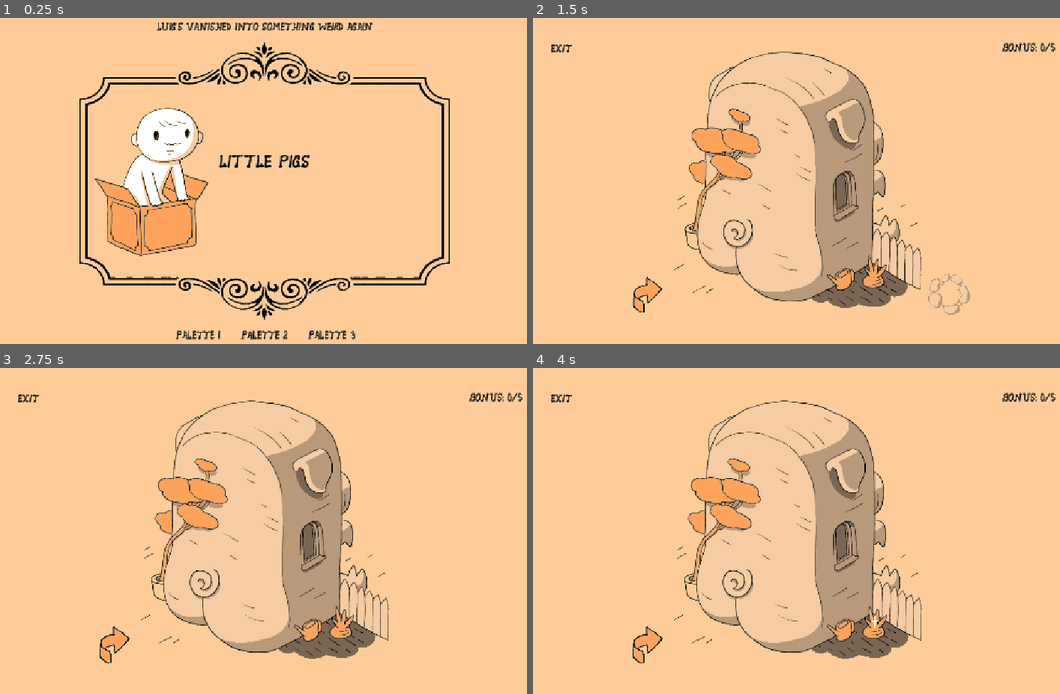
Above: before the commit, frames 1-4 (two rows, left to right).
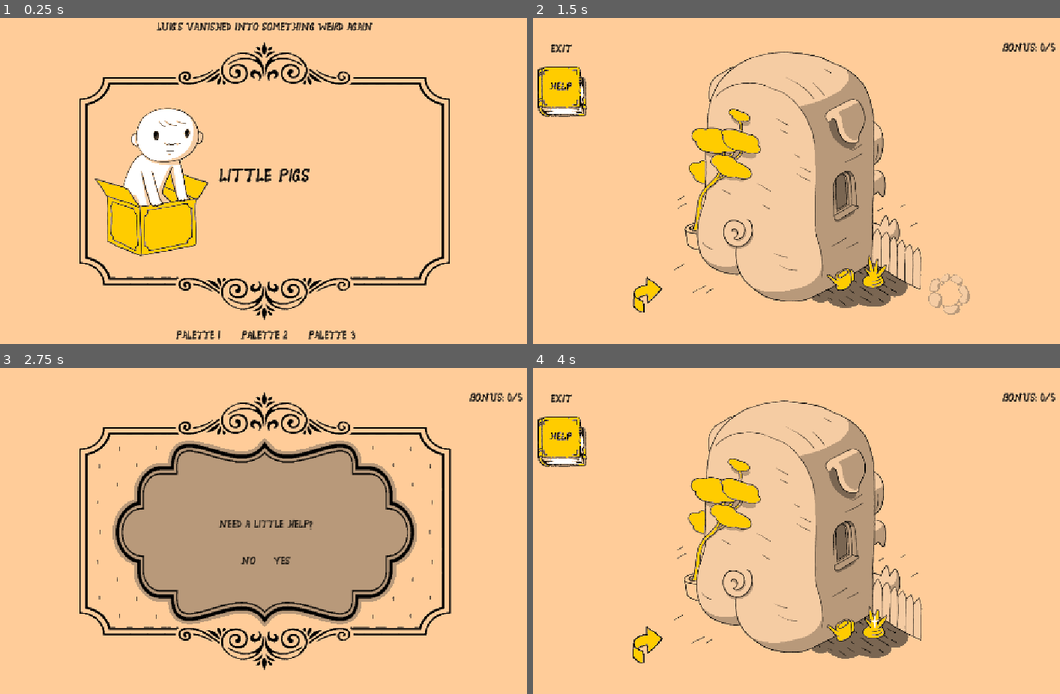
Above: after the commit, the same moments.

Repository: dialobic/hide-luig
Game: Godot game, scene res://scenes/LevelSelectScene.tscn
Same seed, same stepped clock (60 frames per second), same inputs: the game is played once before the commit and once after it.
Inputs (mouse positions are in pixels of both pictures, inside the frame that each line leads up to):
- Up to frame 1 (0.25 s): no input
- Up to frame 2 (1.5 s): click "Little Pigs" at 0.5 s; tap Enter at 1.25 s; move the mouse to (949, 295) at 1.27 s; click (949, 295) at 1.42 s
- Up to frame 3 (2.75 s): click (31, 442) at 2.02 s
- Up to frame 4 (4 s): click (812, 560) at 2.75 s, where only the run after the commit has a clickable "YES"; click (796, 560) at 3.5 s, where only the run after the commit has a clickable "OK"

The runs differ from the first frame. In frame 1, 3.2% of the frame differs, in the area x 18-59%, y 42-73%; in frame 2, 3.2%; in frame 3, 27%, in the area x 3-86%, y 7-93%; in frame 4, 3.2%.

Commit message:
engine complete, pig level complete

Diff:
--- a/levels/pigs/pigs.json
+++ b/levels/pigs/pigs.json
@@ -58,7 +58,8 @@
                     "item": "zappa",
                     "icona": "vuoto.png"
                 }
-            ]
+            ],
+            "help": "zappa"
         },
         "003": {
             "image": "pigs103.png",
@@ -141,7 +142,8 @@
                     "item": "coin1,coin2,coin3",
                     "icona": "vuoto.png"
                 }
-            ]
+            ],
+            "help": "coin2"
         },
         "002b": {
             "image": "pigs102b.png",
@@ -261,7 +263,8 @@
                     "item": "knob",
                     "icona": "vuoto.png"
                 }
-            ]
+            ],
+            "help": "knob"
         },
         "008": {
             "image": "pigs108.png",
@@ -313,7 +316,8 @@
                     "item": "hat",
                     "icona": "vuoto.png"
                 }
-            ]
+            ],
+            "help": "pigiama"
         },
         "007b": {
             "image": "pigs107b.png",
@@ -492,7 +496,8 @@
                     "item": "pigiama",
                     "icona": "vuoto.png"
                 }
-            ]
+            ],
+            "help": "pigiama"
         },
         "008c": {
             "image": "pigs108c.png",
@@ -534,7 +539,8 @@
                     "item": "hat",
                     "icona": "vuoto.png"
                 }
-            ]
+            ],
+            "help": "hat"
         },
         "008e": {
             "image": "pigs108e.png",
@@ -576,7 +582,8 @@
                     "item": "blanket",
                     "icona": "vuoto.png"
                 }
-            ]
+            ],
+            "help": "blanket"
         },
         "008f": {
             "image": "pigs108f.png",
@@ -641,7 +648,8 @@
                     "item": "lens",
                     "icona": "vuoto.png"
                 }
-            ]
+            ],
+            "help": "lens"
         },
         "008h": {
             "image": "pigs108h.png",
@@ -788,7 +796,8 @@
                     "item": "banana,cake,turnip,can",
                     "icona": "vuoto.png"
                 }
-            ]
+            ],
+            "help": "feed"
         },
         "010b": {
             "image": "pigs110b.png",
@@ -812,7 +821,8 @@
                     "item": "banana,cake,turnip,can",
                     "icona": "vuoto.png"
                 }
-            ]
+            ],
+            "help": "feed"
         },
         "009b": {
             "image": "pigs109b.png",
@@ -836,7 +846,8 @@
                     "item": "opener",
                     "icona": "vuoto.png"
                 }
-            ]
+            ],
+            "help": "opener"
         },
         "009c": {
             "image": "pigs109c.png",
@@ -978,7 +989,8 @@
                     "item": "sponge",
                     "icona": "sponge.png"
                 }
-            ]
+            ],
+            "help": "bucket2"
         },
         "012b": {
             "image": "pigs112b.png",
@@ -1020,7 +1032,8 @@
                     "item": "sponge",
                     "icona": "sponge.png"
                 }
-            ]
+            ],
+            "help": "bucket2"
         },
         "012c": {
             "image": "pigs112c.png",
@@ -1053,7 +1066,8 @@
                     "item": "sponge",
                     "icona": "sponge.png"
                 }
-            ]
+            ],
+            "help": "soap"
         },
         "012d": {
             "image": "pigs112d.png",
@@ -1086,7 +1100,8 @@
                     "item": "sponge",
                     "icona": "sponge.png"
                 }
-            ]
+            ],
+            "help": "sponge"
         },
         "012e": {
             "image": "pigs112e.png",
@@ -1110,7 +1125,8 @@
                     "item": "towel",
                     "icona": "vuoto.png"
                 }
-            ]
+            ],
+            "help": "towel"
         },
         "012f": {
             "image": "pigs112f.png",
@@ -1134,7 +1150,8 @@
                     "item": "plunger",
                     "icona": "vuoto.png"
                 }
-            ]
+            ],
+            "help": "plunger"
         },
         "012g": {
             "image": "pigs112g.png",
@@ -1181,7 +1198,8 @@
                     "item": "banana,cake,turnip,can",
                     "icona": "vuoto.png"
                 }
-            ]
+            ],
+            "help": "feed"
         },
         "010d": {
             "image": "pigs110d.png",
@@ -1205,7 +1223,8 @@
                     "item": "banana,cake,turnip,can",
                     "icona": "vuoto.png"
                 }
-            ]
+            ],
+            "help": "feed"
         },
         "010e": {
             "image": "pigs110e.png",
@@ -1316,7 +1335,8 @@
                     "item": "coin1,coin2,coin3",
                     "icona": "vuoto.png"
                 }
-            ]
+            ],
+            "help": "coin2"
         },
         "004d": {
             "image": "pigs104d.png",
@@ -1358,7 +1378,8 @@
                     "item": "coin1,coin2,coin3",
                     "icona": "vuoto.png"
                 }
-            ]
+            ],
+            "help": "coin2"
         },
         "004e": {
             "image": "pigs104e.png",
@@ -1427,7 +1448,8 @@
                     "target": "win",
                     "icona": "vuoto.png"
                 }
-            ]
+            ],
+            "suono": "success"
         }
     },
     "bg-color": "#79c9c5"
--- a/scenes/BonusCount.gd
+++ b/scenes/BonusCount.gd
@@ -1,20 +1,12 @@
 extends AnimatedSprite2D
 
 @export var level_name: String = ""
-@export var next_level_button: Button = null  # Pulsante del livello successivo da sbloccare
-@export var unlock_condition: int = 1  # Numero minimo di bonus per sbloccare (default: 1)
+@export var next_level_button: Button = null
+@export var unlock_condition: int = 1
 
 func _ready() -> void:
 	add_to_group("bonus_counters")
-
-	# Aspetta che l'albero sia pronto
-	await get_tree().create_timer(0.05).timeout
 	update_display()
-
-	# Se next_level_button è impostato, inizializzalo come disabilitato
-	if next_level_button:
-		next_level_button.disabled = true
-		next_level_button.modulate = Color(0.5, 0.5, 0.5, 0.8)  # Scurito per indicare disabilitato
 
 func update_display() -> void:
 	if level_name == "":
@@ -25,22 +17,17 @@
 
 	play(str(bonus_collected))
 
-	# Sblocca il livello successivo se sono stati raccolti abbastanza bonus
 	if next_level_button and bonus_collected >= unlock_condition:
 		unlock_next_level()
 
 func unlock_next_level() -> void:
-	# Abilita il pulsante del livello successivo
 	next_level_button.disabled = false
-	next_level_button.modulate = Color(1, 1, 1, 1)  # Torna al colore normale
+	next_level_button.modulate = Color.WHITE
 
-	# Animazione per evidenziare lo sblocco
 	var tween = create_tween()
 	tween.set_parallel(true)
 	tween.tween_property(next_level_button, "scale", Vector2(1.05, 1.05), 0.3)
 	tween.tween_property(next_level_button, "modulate", Color(1, 1, 0.8, 1), 0.3)
 
 	tween.chain().tween_property(next_level_button, "scale", Vector2.ONE, 0.3)
-	tween.parallel().tween_property(next_level_button, "modulate", Color(1, 1, 1, 1), 0.3)
-
-	print("Level unlocked: ", next_level_button.name)
+	tween.parallel().tween_property(next_level_button, "modulate", Color.WHITE, 0.3)
--- a/scenes/GameScene.gd
+++ b/scenes/GameScene.gd
@@ -19,6 +19,7 @@
 @onready var take_player = $SoundPool/TakePlayer
 @onready var woosh_player = $SoundPool/WooshPlayer
 @onready var wrong_player = $SoundPool/WrongPlayer
+@onready var success_player = $SoundPool/SuccessPlayer
 
 var current_room: Node = null
 var inventory_item_node: InventoryItem = null
@@ -27,7 +28,7 @@
 var sparkle_timer: Timer = null
 var sparkle_target_index: int = 0
 var current_help_image: String = ""
-var overlay_mode: String = ""  # "help" o "exit"
+var overlay_mode: String = ""
 
 
 func _ready() -> void:
@@ -56,30 +57,25 @@
 
 
 func _on_exit_button_pressed() -> void:
-	# Imposta la modalità exit
 	overlay_mode = "exit"
 	exit_button.visible = false
 	help_button.visible = false
 
 	_play_click_woosh_sounds()
 
-	# Mostra l'overlay con il messaggio di conferma
 	help_overlay.visible = true
 	message_label.text = "abandon the seek?"
 	message_label.visible = true
 
-	# Mostra i bottoni YES/NO (nascondi OK e l'immagine di help)
 	yes_button.visible = true
 	no_button.visible = true
 	help_image.visible = false
 	ok_button.visible = false
 
-	# Disabilita le interazioni con il gioco
 	set_process_input(false)
 
 
 func _on_help_button_pressed() -> void:
-	# Imposta la modalità help
 	overlay_mode = "help"
 	help_overlay.visible = true
 	help_button.visible = false
@@ -93,8 +89,6 @@
 	ok_button.visible = false
 
 	_play_click_woosh_sounds()
-
-	# Disabilita le interazioni con il gioco
 	set_process_input(false)
 
 
@@ -103,7 +97,6 @@
 
 	match overlay_mode:
 		"help":
-			# Comportamento originale per l'help
 			message_label.visible = false
 			yes_button.visible = false
 			no_button.visible = false
@@ -117,42 +110,29 @@
 			ok_button.visible = true
 
 		"exit":
-			# Torna alla scena di selezione dei livelli
 			get_tree().change_scene_to_file("res://scenes/LevelSelectScene.tscn")
 
 
 func _on_no_pressed() -> void:
 	_play_click_woosh_sounds()
-
-	# Chiude l'overlay
 	help_overlay.visible = false
 	exit_button.visible = true
 
-	# Gestisci la visibilità del bottone Help in base alla modalità
 	if overlay_mode == "help" and current_help_image != "":
 		help_button.visible = true
 
-	# Reset della modalità
 	overlay_mode = ""
-
-	# Riabilita le interazioni
 	set_process_input(true)
 
 
 func _on_ok_pressed() -> void:
 	_play_click_woosh_sounds()
-
-	# Chiude l'overlay
 	help_overlay.visible = false
 
-	# Riprendi la visibilità del bottone Help (se c'è un help in questa stanza)
 	if current_help_image != "":
 		help_button.visible = true
 
-	# Reset della modalità
 	overlay_mode = ""
-
-	# Riabilita le interazioni
 	set_process_input(true)
 	exit_button.visible = true
 
@@ -255,18 +235,15 @@
 		var filtered_oggetti = []
 
 		for oggetto in oggetti:
-			# Filtra i bonus già raccolti
 			if oggetto.get("tipo") == "bonus":
 				var bonus_id = oggetto.get("item")
 				if bonus_id and GameState.collected_bonuses.has(bonus_id):
 					continue
 
-			# Filtra gli oggetti "prendi" già raccolti o usati
 			if oggetto.get("tipo") == "prendi":
 				var item_id = oggetto.get("item")
 				if item_id:
 					var item_key = item_id.replace(".png", "")
-					# Controlla se l'oggetto è nell'inventario o se è stato usato
 					if GameState.inventory_item == item_key or GameState.used_items.has(item_key):
 						continue
 
@@ -276,16 +253,17 @@
 
 	current_room.initialize(room_data, actual_key)
 
-	# Gestione help button
 	if room_data.has("help"):
 		current_help_image = room_data["help"]
-		help_button.call_deferred("set", "visible", true)
+		help_button.visible = true
 	else:
 		current_help_image = ""
-		help_button.call_deferred("set", "visible", false)
+		help_button.visible = false
 
 	sparkle_target_index = 0
 
+	if room_data.has("suono"):
+			_play_named_sound(room_data["suono"])
 
 func handle_win_room() -> void:
 	var bonus_collected = GameState.collected_bonuses.size()
@@ -305,12 +283,11 @@
 			pick_up_item(obj.item_name, obj.global_position, obj)
 
 		"metti":
-			# Modifica: controlla se l'oggetto nell'inventario è in una lista di opzioni
 			var accepted_items = obj.item_name.split(",")
 			var item_found = false
 
 			for item in accepted_items:
-				if GameState.inventory_item == item.strip_edges():  # strip_edges rimuove spazi
+				if GameState.inventory_item == item.strip_edges():
 					item_found = true
 					break
 
@@ -323,6 +300,7 @@
 		"bonus":
 			collect_bonus(obj.item_name, obj)
 
+
 func pick_up_item(item_key: String, start_pos: Vector2, obj: Node) -> void:
 	if GameState.inventory_item != "":
 		clear_inventory()
@@ -331,7 +309,6 @@
 	GameState.inventory_changed.emit(item_key)
 
 	obj.queue_free()
-
 	create_inventory_item(item_key, start_pos)
 
 	take_player.pitch_scale = randf_range(0.95, 1.05)
@@ -355,9 +332,7 @@
 	if current_room:
 		GameState.replaced_rooms[current_room.room_key] = target_room
 
-	# Aggiungi l'oggetto alla lista degli oggetti usati
 	GameState.mark_item_as_used(item_key)
-
 	clear_inventory()
 
 	done_player.pitch_scale = randf_range(0.95, 1.05)
@@ -457,3 +432,12 @@
 	click_player.play()
 	woosh_player.pitch_scale = randf_range(0.95, 1.05)
 	woosh_player.play()
+
+func _play_named_sound(sound_name: String) -> void:
+	match sound_name:
+		"success":
+			success_player.pitch_scale = randf_range(0.95, 1.05)
+			success_player.play()
+		"bonus":
+			bonus_player.pitch_scale = randf_range(0.95, 1.05)
+			bonus_player.play()
--- a/scenes/GameScene.tscn
+++ b/scenes/GameScene.tscn
@@ -17,6 +17,7 @@
 [ext_resource type="Script" uid="uid://b1bq2tnfavoke" path="res://scenes/ColorRect.gd" id="8_kxqg4"]
 [ext_resource type="AudioStream" uid="uid://wl71doylbag1" path="res://assets/sounds/wrong.ogg" id="8_pynjx"]
 [ext_resource type="AudioStream" uid="uid://byob35lkur6lt" path="res://assets/sounds/music.ogg" id="17_21xg8"]
+[ext_resource type="AudioStream" uid="uid://5grpuvl8gfip" path="res://assets/sounds/success.ogg" id="17_icif4"]
 
 [sub_resource type="ShaderMaterial" id="ShaderMaterial_kxqg4"]
 shader = ExtResource("7_qitmq")
@@ -72,9 +73,9 @@
 
 [node name="MessageLabel" type="Label" parent="UI/HelpOverlay" unique_id=1498495073]
 offset_left = -478.0
-offset_top = -29.0
+offset_top = -22.0
 offset_right = 482.0
-offset_bottom = -10.0
+offset_bottom = -3.0
 text = "Need a little HELP?"
 label_settings = ExtResource("2_w22tq")
 horizontal_alignment = 1
@@ -82,9 +83,9 @@
 [node name="HelpContent" type="HBoxContainer" parent="UI/HelpOverlay" unique_id=740019796]
 z_index = 3
 offset_left = -478.0
-offset_top = -45.0
+offset_top = -30.0
 offset_right = 482.0
-offset_bottom = 131.0
+offset_bottom = 146.0
 size_flags_horizontal = 3
 theme_override_constants/separation = 26
 alignment = 1
@@ -143,6 +144,9 @@
 [node name="WrongPlayer" type="AudioStreamPlayer" parent="SoundPool" unique_id=1543700276]
 stream = ExtResource("8_pynjx")
 
+[node name="SuccessPlayer" type="AudioStreamPlayer" parent="SoundPool" unique_id=1730781422]
+stream = ExtResource("17_icif4")
+
 [node name="MusicPlayer" type="AudioStreamPlayer" parent="." unique_id=86171561]
 stream = ExtResource("17_21xg8")
 autoplay = true
--- a/scenes/LevelButton.gd
+++ b/scenes/LevelButton.gd
@@ -1,24 +1,9 @@
 extends Button
 
 @export var level_name: String = ""
-@onready var bonus_animation: AnimatedSprite2D = $BonusCount
 
 func _ready() -> void:
 	pressed.connect(_on_pressed)
-	update_bonus_animation()
-
-func update_bonus_animation() -> void:
-	if not bonus_animation:
-		return
-
-	# Leggi i progressi CORRENTI da GameState (già in memoria)
-	var bonus_collected = GameState.level_progress.get(level_name, 0)
-
-	print("Livello: ", level_name, " - Bonus: ", bonus_collected)
-
-	# Ferma l'animazione corrente e imposta quella corretta
-	bonus_animation.stop()
-	bonus_animation.play(str(bonus_collected))
 
 func _on_pressed() -> void:
 	if level_name != "":
--- a/scenes/LevelSelectScene.tscn
+++ b/scenes/LevelSelectScene.tscn
@@ -93,9 +93,9 @@
 [node name="Button" type="Button" parent="." unique_id=309802613]
 layout_mode = 0
 offset_left = 470.0
-offset_top = 252.0
+offset_top = 279.0
 offset_right = 683.0
-offset_bottom = 324.0
+offset_bottom = 351.0
 theme = ExtResource("1_10y3o")
 theme_override_font_sizes/font_size = 32
 text = "Little Pigs"
@@ -128,7 +128,7 @@
 vertical_icon_alignment = 0
 script = ExtResource("13_36bka")
 color_to_bg = Color(1, 0.8, 0.6, 1)
-color_to_fg = Color(0.45634377, 0.9887654, 0.9006372, 1)
+color_to_fg = Color(0.6775208, 0.9601118, 0.77749074, 1)
 
 [node name="PaletteButton2" type="Button" parent="VBoxContainer" unique_id=96274135]
 layout_mode = 2
@@ -138,7 +138,8 @@
 icon_alignment = 1
 vertical_icon_alignment = 0
 script = ExtResource("13_36bka")
-color_to_bg = Color(0.5538167, 0.79853845, 0.4924801, 1)
+color_to_bg = Color(0.68890065, 0.79374236, 0.55951846, 1)
+color_to_fg = Color(1, 0.66074777, 0.48587185, 1)
 
 [node name="PaletteButton3" type="Button" parent="VBoxContainer" unique_id=1867729738]
 layout_mode = 2
@@ -148,8 +149,8 @@
 icon_alignment = 1
 vertical_icon_alignment = 0
 script = ExtResource("13_36bka")
-color_to_bg = Color(0.4, 0.8, 0.8, 1)
-color_to_fg = Color(1, 0.8, 0, 1)
+color_to_bg = Color(0.6784314, 0.8862745, 0.80784315, 1)
+color_to_fg = Color(0.941003, 0.7981164, 0.73394287, 1)
 
 [node name="CanvasLayer" type="CanvasLayer" parent="." unique_id=337914592]
 
--- a/scenes/WinScene.gd
+++ b/scenes/WinScene.gd
@@ -84,8 +84,3 @@
 	# forziamo il caricamento dei progressi
 	GameState.load_progress()
 	get_tree().change_scene_to_file("res://scenes/LevelSelectScene.tscn")
-
-# Opzionale: gestisci la visibilità della label bonus
-func _process(_delta: float) -> void:
-	# Puoi aggiungere effetti visivi qui se vuoi
-	pass
--- a/scenes/WinScene.tscn
+++ b/scenes/WinScene.tscn
@@ -10,9 +10,9 @@
 [ext_resource type="Texture2D" uid="uid://db0ep80y6l18v" path="res://assets/win4.png" id="6_0t2t5"]
 [ext_resource type="Texture2D" uid="uid://b5kp34jewlfin" path="res://assets/win5.png" id="7_57ji1"]
 [ext_resource type="LabelSettings" uid="uid://dliju076gese8" path="res://assets/custom_font.tres" id="8_rbcjn"]
-[ext_resource type="AudioStream" uid="uid://bkwrbqn35nm4x" path="res://assets/sounds/bonus.ogg" id="9_42odw"]
+[ext_resource type="AudioStream" uid="uid://ckyf1u1d5bu8b" path="res://assets/sounds/take.ogg" id="11_xre6p"]
 [ext_resource type="AudioStream" uid="uid://byob35lkur6lt" path="res://assets/sounds/music.ogg" id="13_sx1x3"]
-[ext_resource type="AudioStream" uid="uid://5grpuvl8gfip" path="res://assets/sounds/success.ogg" id="14_iy53a"]
+[ext_resource type="AudioStream" uid="uid://do8vt6std55a0" path="res://assets/sounds/done.ogg" id="13_xre6p"]
 [ext_resource type="Texture2D" uid="uid://dev0ehjgxjlmq" path="res://assets/spark36.png" id="14_xre6p"]
 [ext_resource type="Shader" uid="uid://g0ajn2e2p8u5" path="res://scripts/shader.gdshader" id="15_xre6p"]
 [ext_resource type="Script" uid="uid://b1bq2tnfavoke" path="res://scenes/ColorRect.gd" id="16_226n2"]
@@ -109,7 +109,7 @@
 horizontal_alignment = 1
 
 [node name="BonusPlayer" type="AudioStreamPlayer" parent="." unique_id=60374316]
-stream = ExtResource("9_42odw")
+stream = ExtResource("11_xre6p")
 
 [node name="AnimationTimer" type="Timer" parent="." unique_id=978783085]
 
@@ -118,7 +118,7 @@
 autoplay = true
 
 [node name="AudioStreamPlayer2" type="AudioStreamPlayer" parent="." unique_id=1785223619]
-stream = ExtResource("14_iy53a")
+stream = ExtResource("13_xre6p")
 autoplay = true
 
 [node name="CanvasLayer" type="CanvasLayer" parent="." unique_id=1561887419]
--- a/scripts/GameState.gd
+++ b/scripts/GameState.gd
@@ -13,7 +13,7 @@
 
 # === CONFIG ===
 var color_bg : Color = Color("ffcc99ff")
-var color_fg : Color = Color("ffa35cff")
+var color_fg : Color = Color("ffcc00ff")
 var win_bonus_count: int = 5
 
 # === UI POSITIONS ===
@@ -29,7 +29,6 @@
 
 func _ready() -> void:
 	load_progress()
-	#print("Progress loaded on startup: ", level_progress)
 
 func mark_item_as_used(item_key: String) -> void:
 	used_items[item_key] = true
@@ -47,19 +46,11 @@
 
 func save_level_progress(level_name: String, bonus_collected: int) -> void:
 	# Salva i progressi per questo livello
-	print("=== SALVATAGGIO PROGRESSI ===")
-	print("Livello: ", level_name)
-	print("Bonus raccolti: ", bonus_collected)
-
 	level_progress[level_name] = bonus_collected
 	save_to_file()
 
-	print("Dopo salvataggio: ", level_progress)
-	print("========================")
-
 func get_level_progress(level_name: String) -> int:
 	var progress = level_progress.get(level_name, 0)
-	print("GameState - Level: ", level_name, " -> ", progress, " bonuses")
 	return progress
 
 func load_progress() -> void:
@@ -72,7 +63,6 @@
 			var data = file.get_var()
 			if typeof(data) == TYPE_DICTIONARY:
 				level_progress = data
-				#print("Loaded progress from file: ", level_progress)
 			else:
 				print("Invalid save data format")
 			file.close()
@@ -86,7 +76,6 @@
 	if file:
 		file.store_var(level_progress)
 		file.close()
-		#print("Progress saved to file")
 
 func get_all_level_progress() -> Dictionary:
 	# Restituisce tutti i progressi
@@ -96,4 +85,3 @@
 	# Funzione di debug: cancella tutti i progressi
 	level_progress.clear()
 	save_to_file()
-	#print("All progress cleared")
Binary file changed: assets/win0.png
Binary file changed: assets/win1.png
Binary file changed: assets/win2.png
Binary file changed: assets/win3.png
Binary file changed: assets/win4.png
Binary file changed: assets/win5.png
Binary file added: levels/pigs/feed.png
Not shown, added: levels/pigs/feed.png.import
Not shown, changed: assets/sounds/ambient.ogg
Not shown, changed: assets/sounds/bonus.ogg
Not shown, changed: assets/sounds/click.ogg
Not shown, changed: assets/sounds/done.ogg
(and 4 more such lines)
